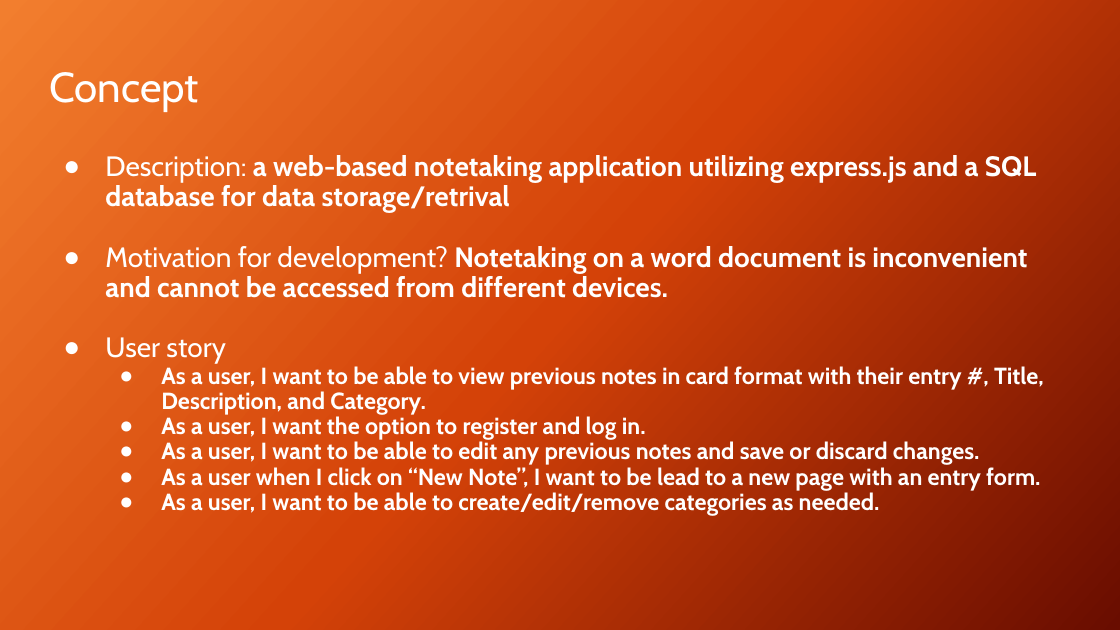
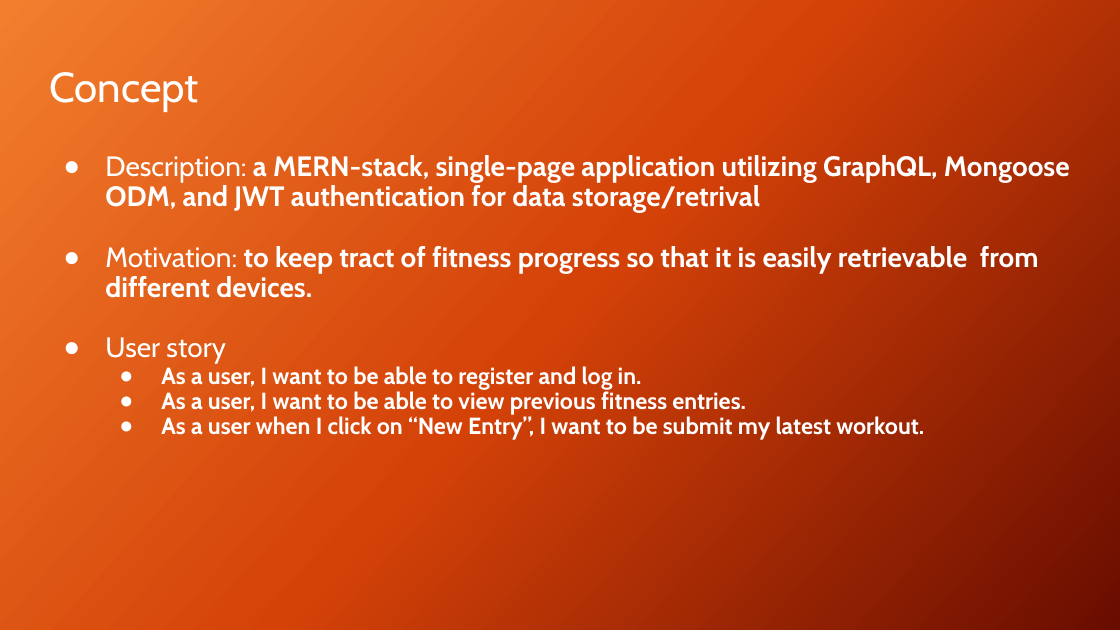
Before and after one commit to stephenw987/Fitness-Tracker, a slide deck: slide 3 of assets/Project03.pptx. Drawn at 1120x630 pixels with LibreOffice and Linux fonts; fonts in the diff are those of the drawing; background and template pictures are left out. Boxes give left, top, right and bottom in pixels: in the first picture for what was removed or moved away, otherwise in the second. Text is boxed around its words. In the diff, an @@ line names an element or a change of style, - is before the commit and + after.

Commit message:
pptx added

```diff
--- a/assets/Project03.pptx
+++ b/assets/Project03.pptx
@@ text at bbox=[105, 155, 1070, 298]: text changed @@
-● Description: a web-based notetaking application utilizing express.js and a SQL database for data storage/retrival
-● Motivation for development? Notetaking on a word document is inconvenient and cannot be accessed from different devices.
+● Description: a MERN-stack, single-page application utilizing GraphQL, Mongoose ODM, and JWT authentication for data storage/retrival
+● Motivation: to keep tract of fitness progress so that it is easily retrievable from different devices.
@@ text at bbox=[161, 366, 924, 440]: text changed @@
-  ● As a user, I want to be able to view previous notes in card format with their entry #, Title, Description, and Category.
-  ● As a user, I want the option to register and log in.
-  ● As a user, I want to be able to edit any previous notes and save or discard changes.
-  ● As a user when I click on “New Note”, I want to be lead to a new page with an entry form.
-  ● As a user, I want to be able to create/edit/remove categories as needed.
+  ● As a user, I want to be able to register and log in.
+  ● As a user, I want to be able to view previous fitness entries.
+  ● As a user when I click on “New Entry”, I want to be submit my latest workout.
```
Also in this commit, not shown: 5 other slides changed.
